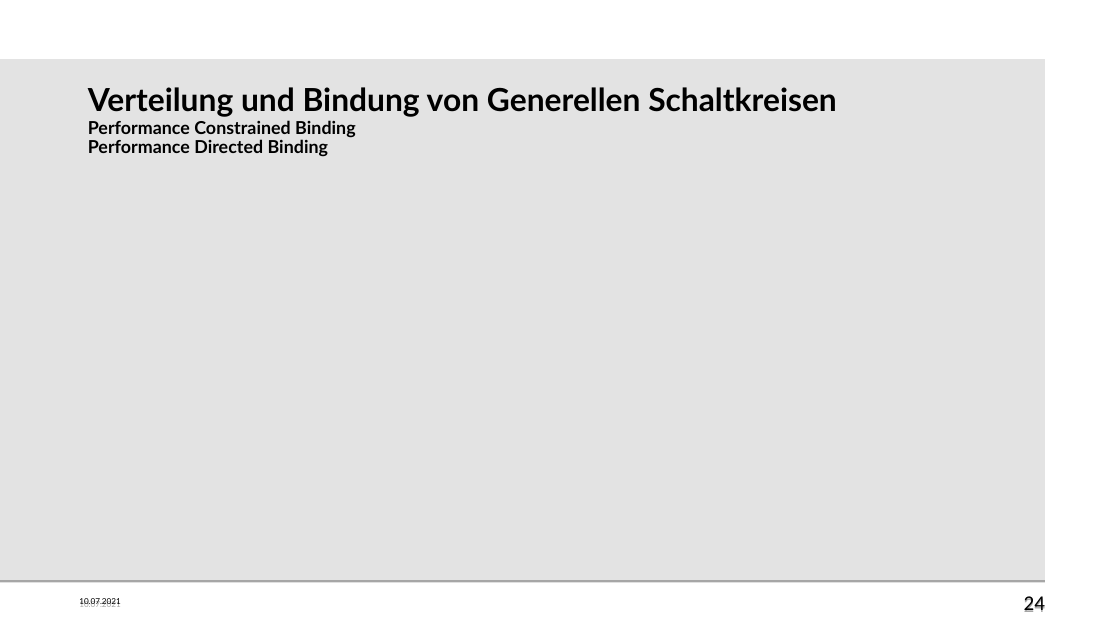
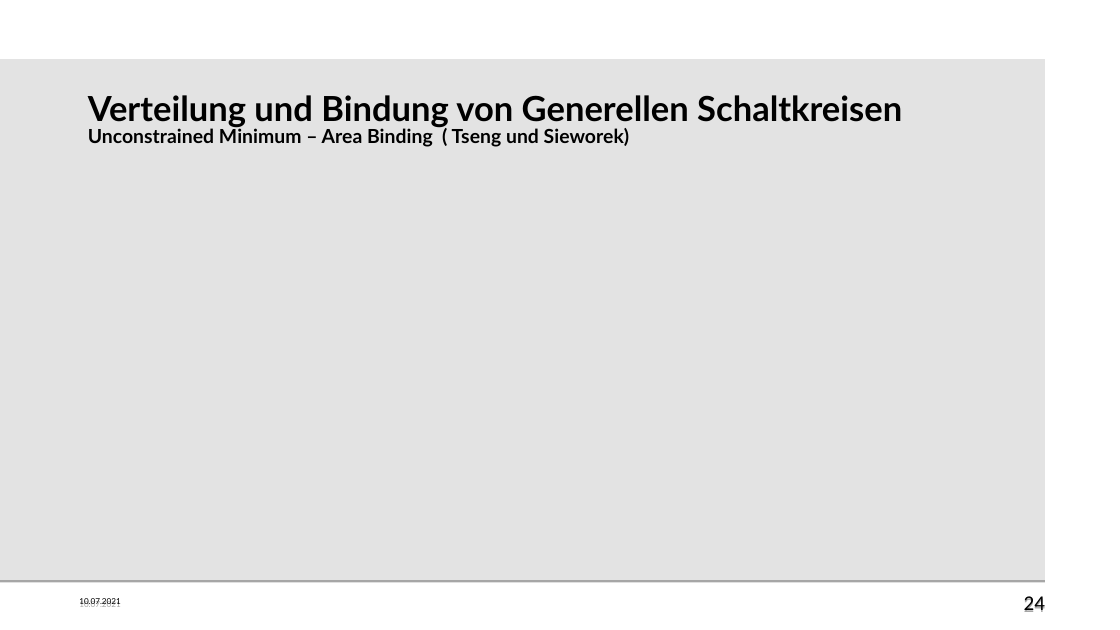
Before and after one commit to beLipinski/HW2, a slide deck: slide 24 of Presentation/Sharing and Binding for General Circuits.odp. Drawn at 1120x630 pixels with LibreOffice and Linux fonts; fonts in the diff are those of the drawing; background and template pictures are left out. Boxes give left, top, right and bottom in pixels: in the first picture for what was removed or moved away, otherwise in the second. Text is boxed around its words. In the diff, an @@ line names an element or a change of style, - is before the commit and + after.

```diff
--- a/Presentation/Sharing and Binding for General Circuits.odp
+++ b/Presentation/Sharing and Binding for General Circuits.odp
@@ title at box(88, 95, 902, 147): text changed; size 15.3 to 16.6 pt @@
-Verteilung und Bindung von Generellen Schaltkreisen
-Performance Constrained Binding
-Performance Directed Binding
+Verteilung und Bindung von Generellen Schaltkreisen
+Unconstrained Minimum – Area Binding ( Tseng und Sieworek)
```
Also in this commit, not shown: 1 other slide changed, 2 slides added, 1 slide removed, 1 other file.
